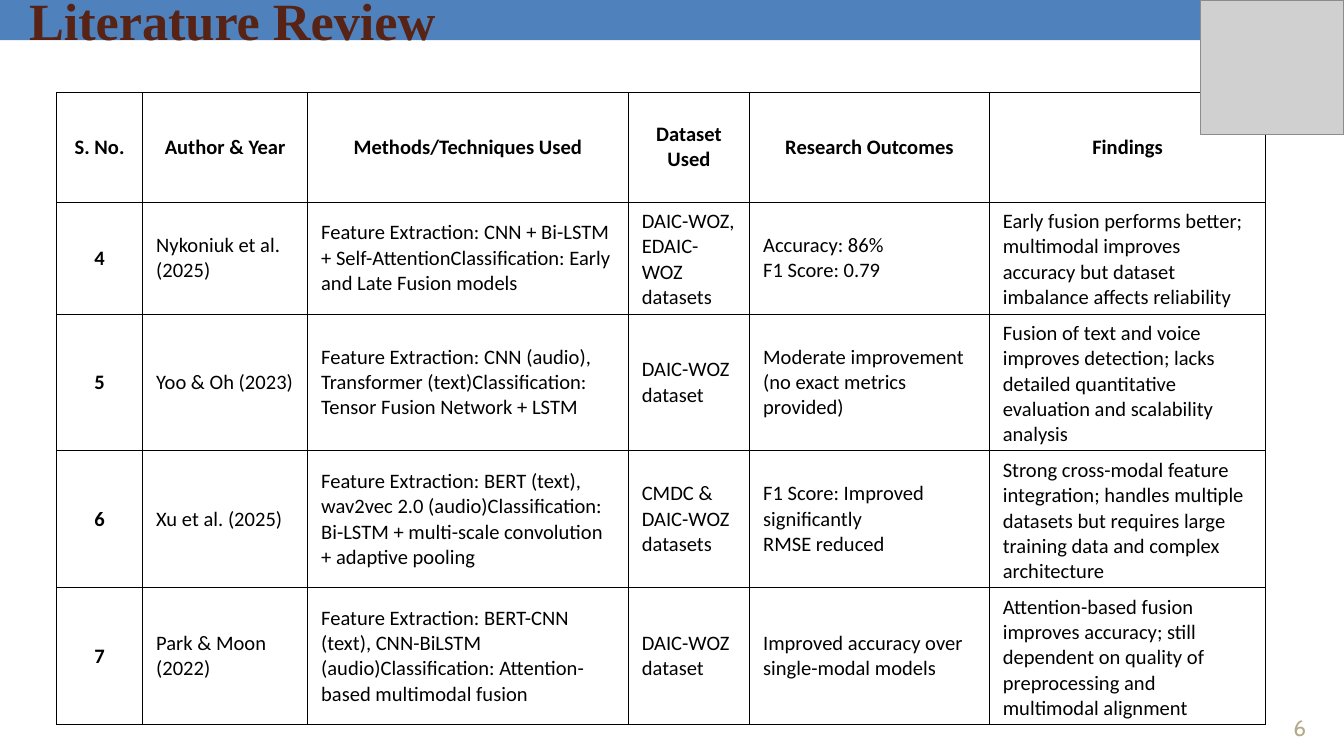
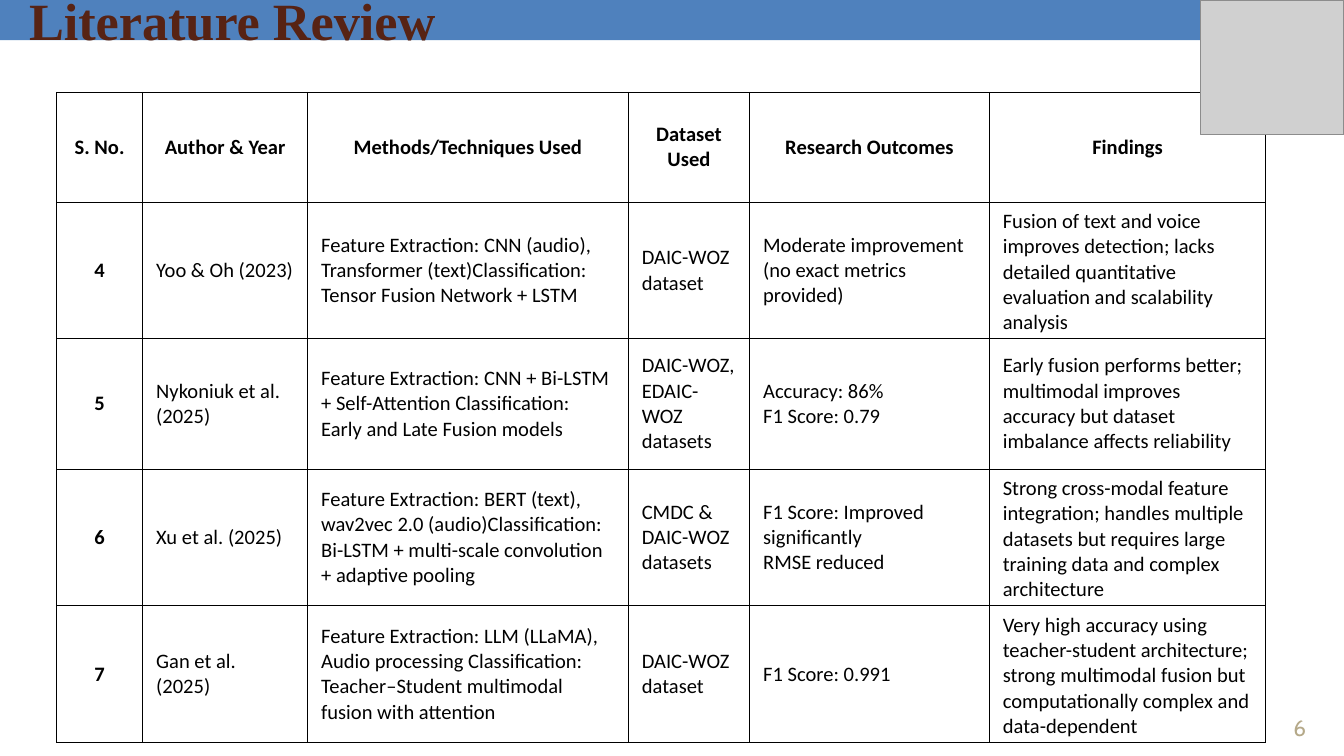
Before and after one commit to AuRa123456/mental-health-fyrp, a slide deck: slide 6 of FRP Documents/FYRP End-term Presentation PPT.pptx. Drawn at 1344x756 pixels with LibreOffice and Linux fonts; fonts in the diff are those of the drawing; grey boxes stand for pictures. Boxes give left, top, right and bottom in pixels: in the first picture for what was removed or moved away, otherwise in the second. Text is boxed around its words. In the diff, an @@ line names an element or a change of style, - is before the commit and + after.

```diff
--- a/FRP Documents/FYRP End-term Presentation PPT.pptx
+++ b/FRP Documents/FYRP End-term Presentation PPT.pptx
@@ table at (56, 93, 1266, 743) @@
-row 2: 4 | Nykoniuk et al. (2025) | Feature Extraction: CNN + Bi-LSTM + Self-AttentionClassification: Early and Late Fusion models | DAIC-WOZ, EDAIC-WOZ datasets | Accuracy: 86% / F1 Score: 0.79 | Early fusion performs better; multimodal improves accuracy but dataset imbalance affects reliability
+row 2: 4 | Yoo & Oh (2023) | Feature Extraction: CNN (audio), Transformer (text)Classification: Tensor Fusion Network + LSTM | DAIC-WOZ dataset | Moderate improvement (no exact metrics provided) | Fusion of text and voice improves detection; lacks detailed quantitative evaluation and scalability analysis
-row 3: 5 | Yoo & Oh (2023) | Feature Extraction: CNN (audio), Transformer (text)Classification: Tensor Fusion Network + LSTM | DAIC-WOZ dataset | Moderate improvement (no exact metrics provided) | Fusion of text and voice improves detection; lacks detailed quantitative evaluation and scalability analysis
+row 3: 5 | Nykoniuk et al. (2025) | Feature Extraction: CNN + Bi-LSTM + Self-Attention Classification: Early and Late Fusion models | DAIC-WOZ, EDAIC-WOZ datasets | Accuracy: 86% / F1 Score: 0.79 | Early fusion performs better; multimodal improves accuracy but dataset imbalance affects reliability
-row 5: 7 | Park & Moon (2022) | Feature Extraction: BERT-CNN (text), CNN-BiLSTM (audio)Classification: Attention-based multimodal fusion | DAIC-WOZ dataset | Improved accuracy over single-modal models | Attention-based fusion improves accuracy; still dependent on quality of preprocessing and multimodal alignment
+row 5: 7 | Gan et al. (2025) | Feature Extraction: LLM (LLaMA), Audio processing Classification: Teacher–Student multimodal fusion with attention | DAIC-WOZ dataset | F1 Score: 0.991 | Very high accuracy using teacher-student architecture; strong multimodal fusion but computationally complex and data-dependent
```
Also in this commit, not shown: 5 other slides changed, 5 slides added.
